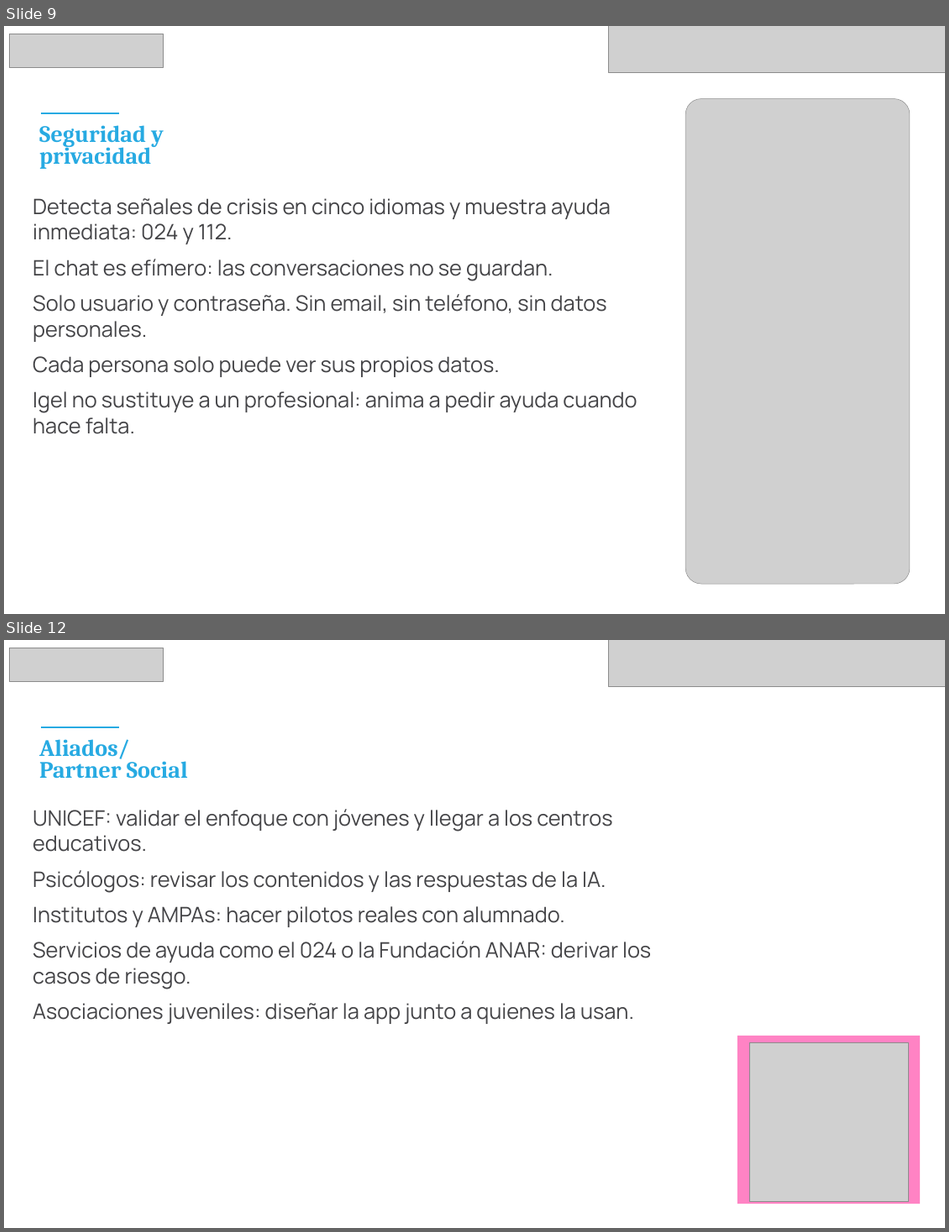
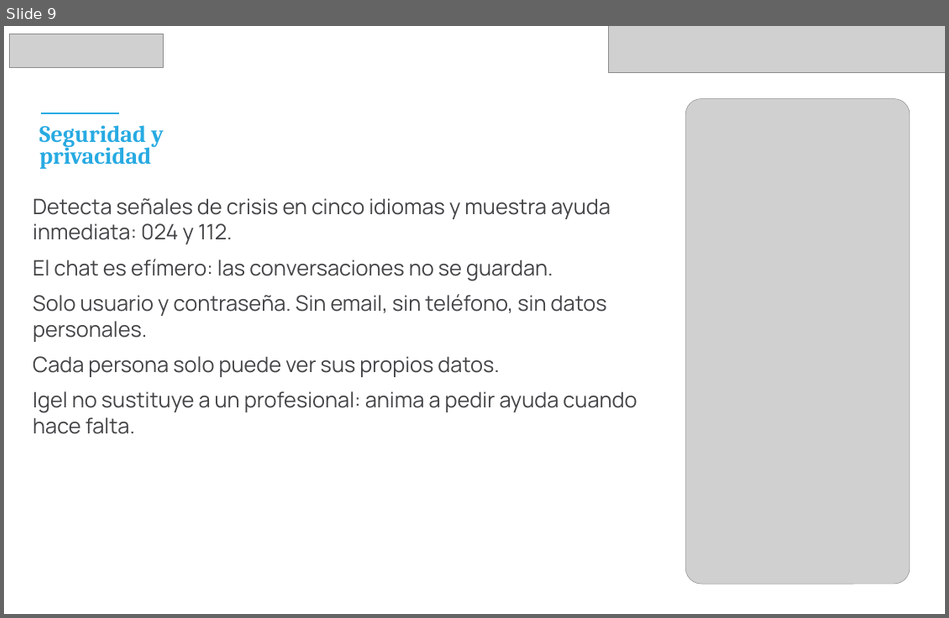
Before and after one commit to pertx1/Lagun, a slide deck: presentacion/Lagun-UNICEF-Lab-Junior.pptx. Shown one above the other, each under a label of ours: slides 9 and 12 before the commit, slide 9 after it; the slides between them are not shown. The pictures are 949x1232 and 949x618 pixels, drawn with LibreOffice and Linux fonts; fonts in the diff are those of the drawing; grey boxes stand for pictures. Boxes give left, top, right and bottom in pixels: in the first picture for what was removed or moved away, otherwise in the second. Text is boxed around its words. In the diff, an @@ line names an element or a change of style, - is before the commit and + after.

```diff
--- a/presentacion/Lagun-UNICEF-Lab-Junior.pptx
+++ b/presentacion/Lagun-UNICEF-Lab-Junior.pptx
@@ slide 12 removed at (x1=4, y1=640, x2=945, y2=1228), background #FFFFFF @@
@@ rectangle removed at (x1=4, y1=640, x2=945, y2=685) @@
@@ picture removed at (x1=9, y1=648, x2=164, y2=681) @@
@@ picture removed at (x1=608, y1=640, x2=945, y2=687) @@
@@ text removed at (x1=39, y1=739, x2=188, y2=778) @@
-Aliados/
-Partner Social
@@ line removed from (41, 727) to (119, 727) @@
@@ text removed at (x1=33, y1=809, x2=651, y2=1024) @@
-UNICEF: validar el enfoque con jóvenes y llegar a los centros educativos.
-Psicólogos: revisar los contenidos y las respuestas de la IA.
-Institutos y AMPAs: hacer pilotos reales con alumnado.
-Servicios de ayuda como el 024 o la Fundación ANAR: derivar los casos de riesgo.
-Asociaciones juveniles: diseñar la app junto a quienes la usan.
@@ rectangle removed at (x1=737, y1=1036, x2=920, y2=1204) @@
@@ picture removed at (x1=749, y1=1043, x2=908, y2=1202) @@
```
Also in this commit, not shown: 9 slides changed, 1 other slide removed.
